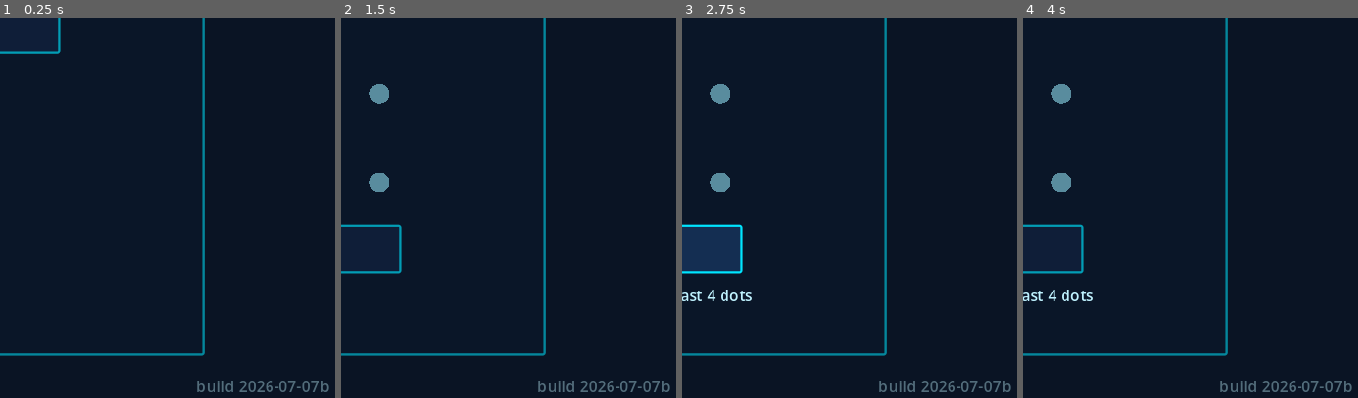
Above: before the commit, frames 1-4 (left to right).
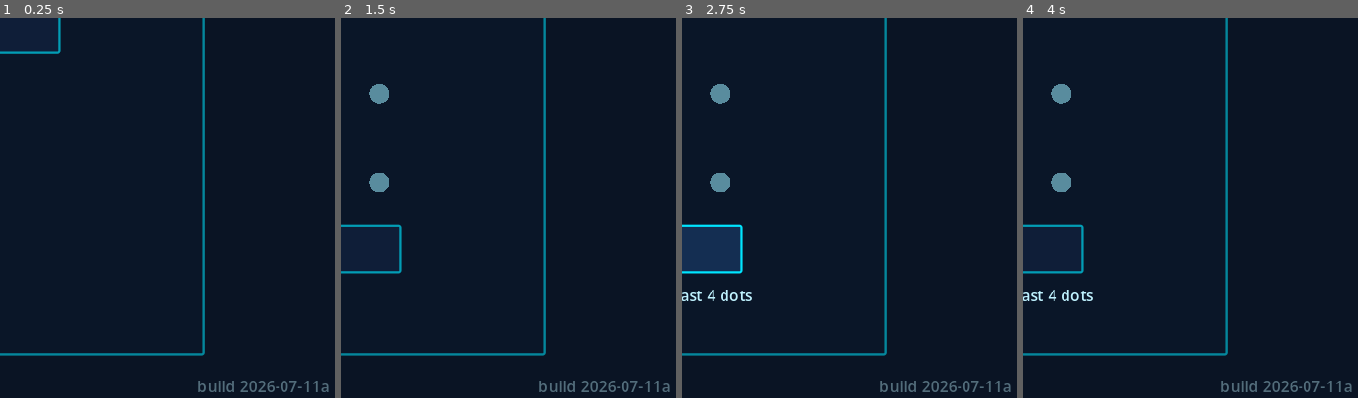
Above: after the commit, the same moments.

Repository: melqudsi/Creature
Game: Godot game, scene res://scenes/main.tscn
Same seed, same stepped clock (60 frames per second), same inputs: the game is played once before the commit and once after it.
Inputs (mouse positions are % of the whole screen's width and height, from its top left):
- Up to frame 1 (0.25 s): no input
- Up to frame 2 (1.5 s): click "NEW PLAYER" at 0.5 s; click (41, 12) at 1.27 s; type "Alex" at 1.35 s
- Up to frame 3 (2.75 s): click "OK" at 2 s
- Up to frame 4 (4 s): click "OK" at 2.75 s; click (18, 22) at 3.52 s
The pictures show only the part of the screen within x 50-100%, y 50-100%; the shares and areas given below are measured in that part.

The runs differ from the first frame. In frame 1, 0.5% of the frame differs, in the area x 58-99%, y 95-99%; in frame 2, 0.5%; in frame 3, 0.5%; in frame 4, 0.5%.

Commit message:
Auto-size the announcement popup to its message (build 2026-07-11a)

Diff:
--- a/creature-godot/scripts/config.gd
+++ b/creature-godot/scripts/config.gd
@@ -24,7 +24,7 @@
 
 ## Visible build stamp so a loaded build can be identified at a glance.
 ## Keep this in sync with the build-stamp string in web/custom_shell.html.
-const BUILD_ID := "build 2026-07-07b"
+const BUILD_ID := "build 2026-07-11a"
 
 ## Landfill Dump: the spawn/respawn zone (now inside South Memphis — old-world
 ## coords + OLD_WORLD_OFFSET). All new players and respawns appear here.
--- a/creature-godot/scripts/ui/sc2_hud.gd
+++ b/creature-godot/scripts/ui/sc2_hud.gd
@@ -41,7 +41,7 @@
 var _menu_panel: PanelContainer
 var _menu_admin_btn: Button
 ## Announcement popup + latest broadcast ({"id", "message"}).
-var _announce_panel: Panel
+var _announce_panel: PanelContainer
 var _announce_label: Label
 var _latest_announcement: Dictionary = {}
 
@@ -122,14 +122,11 @@
 # ---------------------------------------------------------------------------
 
 func _build_announcement_popup() -> void:
-	_announce_panel = Panel.new()
+	# PanelContainer so the popup grows to fit the message (fixed wrap width,
+	# any height); _center_announcement_panel() re-centers it after layout.
+	_announce_panel = PanelContainer.new()
 	_announce_panel.name = "AnnouncementPanel"
 	_announce_panel.visible = false
-	_announce_panel.set_anchors_preset(Control.PRESET_CENTER)
-	_announce_panel.offset_left = -270.0
-	_announce_panel.offset_top = -150.0
-	_announce_panel.offset_right = 270.0
-	_announce_panel.offset_bottom = 150.0
 	var style := StyleBoxFlat.new()
 	style.bg_color = Color(0.02, 0.03, 0.045, 0.94)
 	style.border_color = HELP_GOLD
@@ -137,38 +134,46 @@
 	style.set_corner_radius_all(12)
 	_announce_panel.add_theme_stylebox_override("panel", style)
 	add_child(_announce_panel)
+	var margin := MarginContainer.new()
+	margin.add_theme_constant_override("margin_left", 26)
+	margin.add_theme_constant_override("margin_top", 18)
+	margin.add_theme_constant_override("margin_right", 26)
+	margin.add_theme_constant_override("margin_bottom", 18)
+	_announce_panel.add_child(margin)
+	var vb := VBoxContainer.new()
+	vb.add_theme_constant_override("separation", 14)
+	margin.add_child(vb)
 	var title := Label.new()
 	title.text = "ANNOUNCEMENT"
 	title.horizontal_alignment = HORIZONTAL_ALIGNMENT_CENTER
 	title.add_theme_font_size_override("font_size", 24)
 	title.modulate = HELP_GOLD
-	title.set_anchors_preset(Control.PRESET_TOP_WIDE)
-	title.offset_top = 16.0
-	title.offset_bottom = 48.0
-	_announce_panel.add_child(title)
+	vb.add_child(title)
 	_announce_label = Label.new()
 	_announce_label.horizontal_alignment = HORIZONTAL_ALIGNMENT_CENTER
-	_announce_label.vertical_alignment = VERTICAL_ALIGNMENT_CENTER
 	_announce_label.autowrap_mode = TextServer.AUTOWRAP_WORD_SMART
+	_announce_label.custom_minimum_size = Vector2(500, 0)
 	_announce_label.add_theme_font_size_override("font_size", 22)
 	_announce_label.modulate = Color(1.0, 0.96, 0.82)
-	_announce_label.set_anchors_preset(Control.PRESET_FULL_RECT)
-	_announce_label.offset_left = 24.0
-	_announce_label.offset_top = 52.0
-	_announce_label.offset_right = -24.0
-	_announce_label.offset_bottom = -76.0
-	_announce_panel.add_child(_announce_label)
+	vb.add_child(_announce_label)
 	var ok := Button.new()
 	ok.text = "OK"
 	ok.custom_minimum_size = Vector2(140, 52)
 	ok.focus_mode = Control.FOCUS_NONE
-	ok.set_anchors_preset(Control.PRESET_CENTER_BOTTOM)
-	ok.offset_left = -70.0
-	ok.offset_top = -66.0
-	ok.offset_right = 70.0
-	ok.offset_bottom = -14.0
+	ok.size_flags_horizontal = Control.SIZE_SHRINK_CENTER
 	ok.pressed.connect(_on_announcement_ok)
-	_announce_panel.add_child(ok)
+	vb.add_child(ok)
+
+## Shrink the popup to its (new) content size, then center it on screen.
+## Runs a frame after the text changes so the wrapped-label height is final.
+func _center_announcement_panel() -> void:
+	if _announce_panel == null or not _announce_panel.visible:
+		return
+	_announce_panel.reset_size()
+	await get_tree().process_frame
+	if _announce_panel == null or not _announce_panel.visible:
+		return
+	_announce_panel.position = (size - _announce_panel.size) * 0.5
 
 func _on_announcement_received(id: String, message: String) -> void:
 	_latest_announcement = {"id": id, "message": message}
@@ -183,6 +188,7 @@
 		return
 	_announce_label.text = str(_latest_announcement.get("message", ""))
 	_announce_panel.visible = true
+	_center_announcement_panel()
 
 func _on_announcement_ok() -> void:
 	_announce_panel.visible = false
Not shown, changed: creature-godot/web/custom_shell.html
Not shown, changed: index.html
Not shown, changed: index.pck
Not shown, changed: index.service.worker.js
